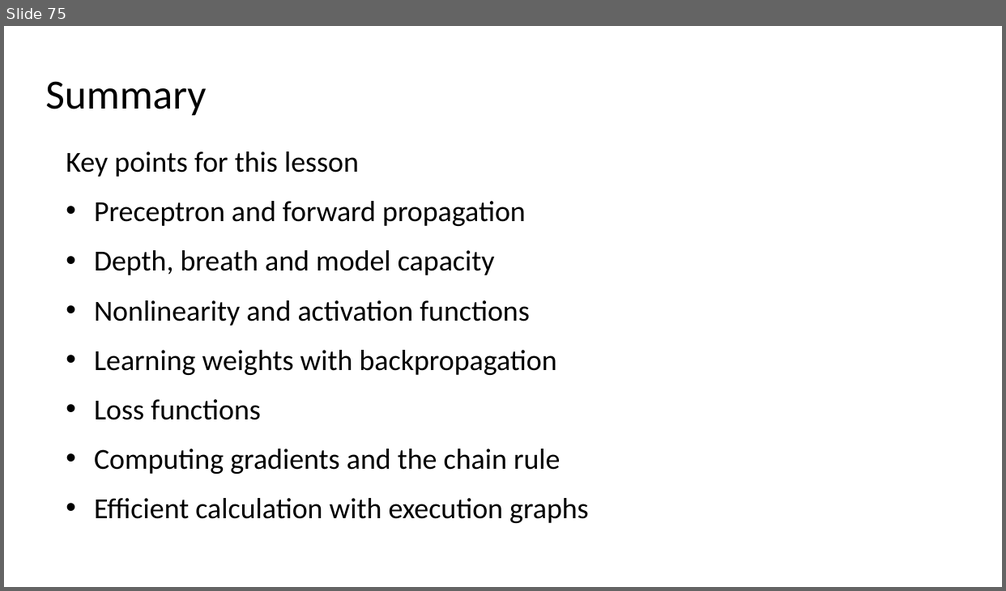
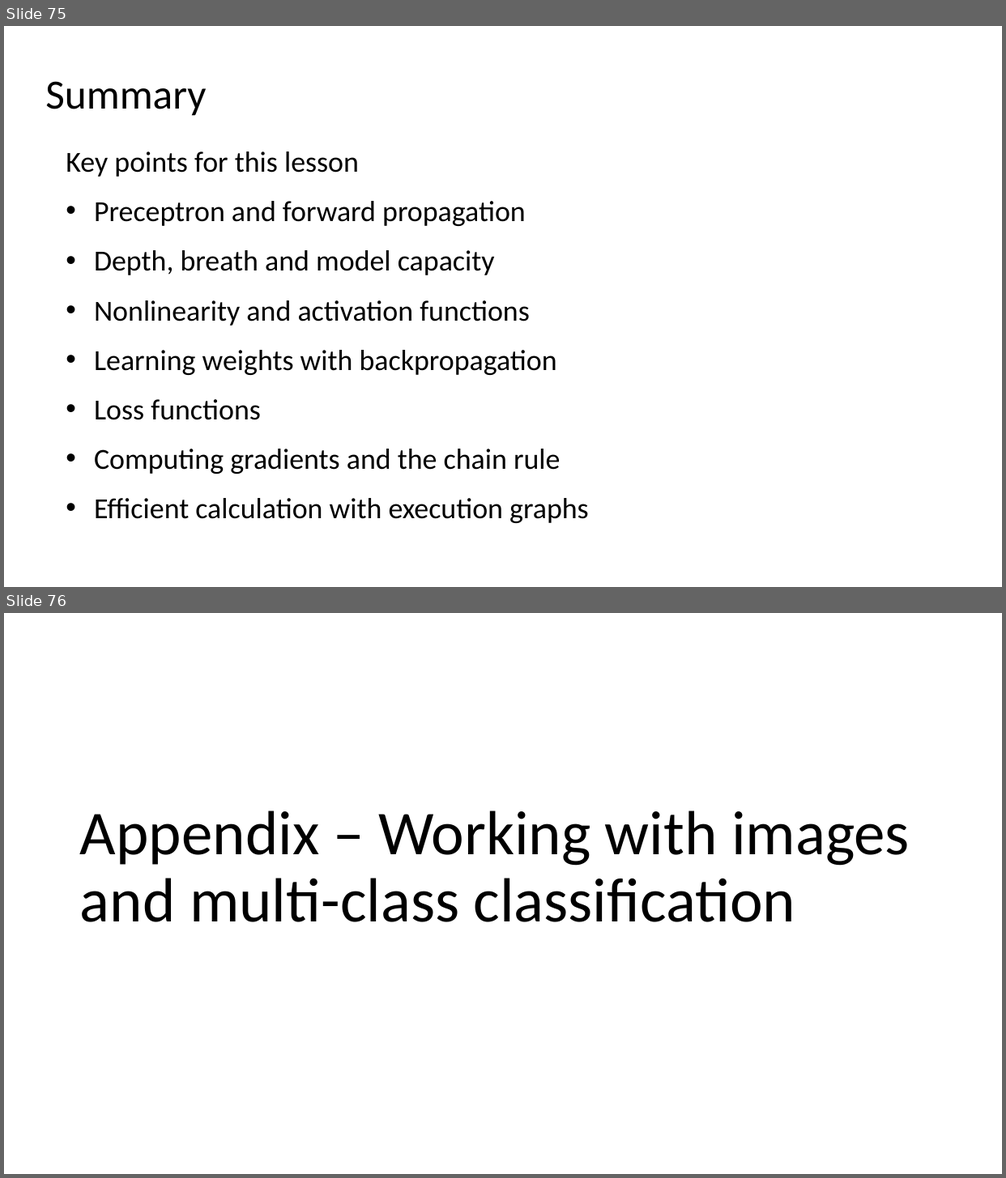
Before and after one commit to StephenElston/MachineLearning530, a slide deck: Lesson1/1_BuildingBlocksOfDeepLearning.pptx. Shown one above the other, each under a label of ours: slide 75 before the commit, slides 75 and 76 after it. The pictures are 1006x591 and 1006x1178 pixels, drawn with LibreOffice and Linux fonts; fonts in the diff are those of the drawing. Boxes give left, top, right and bottom in pixels: in the first picture for what was removed or moved away, otherwise in the second. Text is boxed around its words. In the diff, an @@ line names an element or a change of style, - is before the commit and + after.

Commit message:
Added multi-class classification slides to deck

```diff
--- a/Lesson1/1_BuildingBlocksOfDeepLearning.pptx
+++ b/Lesson1/1_BuildingBlocksOfDeepLearning.pptx
@@ slide 76 added at (4,613,1002,1174), background #FFFFFF @@
@@ title added at (80,811,910,922), 60 pt, text #000000 @@
+Appendix – Working with images and multi-class classification
```
Also in this commit, not shown: 25 other slides added.
